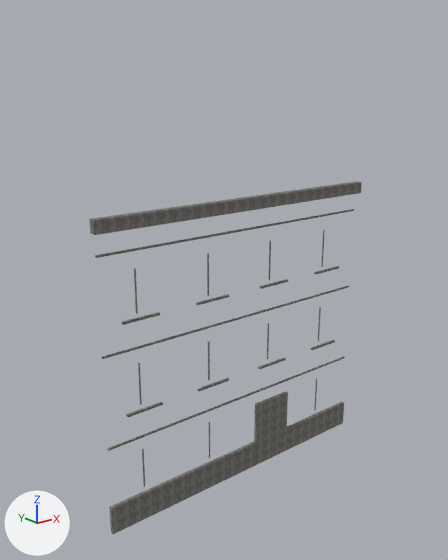
The OBJ model resources/blender/zombie_street/Street_BlockL4_Trim.obj as it was, and as the next commit left it.
One viewpoint serves both versions: a camera (50 mm lens) standing at (-13.44, -15.69, 13.55) and looking at (-0.58, 0.39, 7.12). The axes (+X, +Y, +Z) are drawn at lower left. The lights are the same throughout. The older version comes first. Where no turn or scale is listed for an object, it has been applied to the vertices.

The first picture shows 'Street_BlockL4_Trim'.
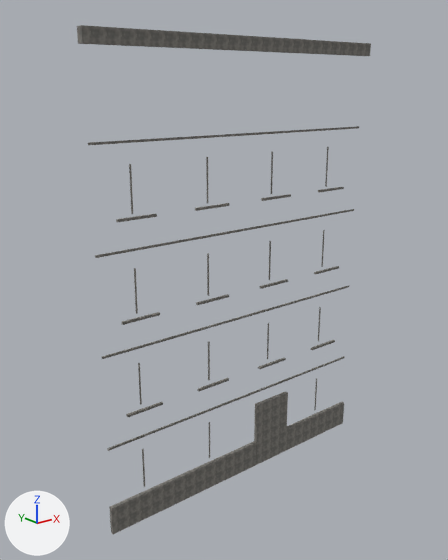
Edits to the scene script, one JSON object a line:
```json
{"block": "me_street_blockl4_trim", "where": "# used by ob_street_blockl4_trim; location = (0.0, 0.0, 0.0)"}
{"op": "remove", "block": "me_street_blockl4_trim", "code": "me_street_blockl4_trim.from_pydata(...)  # 224 vertices, 336 faces; spans x -5.7..5.7, y -0.26..0.23, z -0.52..10.0"}
{"op": "add", "block": "me_street_blockl4_trim", "code": "me_street_blockl4_trim.from_pydata(...)  # 296 vertices, 444 faces; spans x -5.7..5.7, y -0.26..0.23, z -0.52..15.0"}
{"block": "me_street_blockl4_trim", "change": "me_street_blockl4_trim part 1: the loose piece of 8 vertices spanning x -5.7..5.7, y -0.26..0.0, z 9.58..10.0 is moved by (0.0, 0.0, 5.0)"}
{"block": "me_street_blockl4_trim", "change": "me_street_blockl4_trim part 2: a new loose piece, a box spanning x -5.6..5.6, y -0.049..0.0, z 12.01..12.08, in mat_trimstone (picture img_trimstone_png)"}
{"block": "me_street_blockl4_trim", "change": "me_street_blockl4_trim part 3: a new loose piece, a box spanning x -4.865..-3.535, y -0.09..0.0, z 9.8..9.88, in mat_trimstone (picture img_trimstone_png)"}
{"block": "me_street_blockl4_trim", "change": "me_street_blockl4_trim part 4: a new loose piece, a box spanning x -4.225..-4.175, y 0.195..0.225, z 9.92..11.39, in mat_trimstone (picture img_trimstone_png)"}
{"block": "me_street_blockl4_trim", "change": "me_street_blockl4_trim part 5: a new loose piece, a box spanning x -2.065..-0.735, y -0.09..0.0, z 9.8..9.88, in mat_trimstone (picture img_trimstone_png)"}
{"block": "me_street_blockl4_trim", "change": "me_street_blockl4_trim part 6: a new loose piece, a box spanning x -1.425..-1.375, y 0.195..0.225, z 9.92..11.39, in mat_trimstone (picture img_trimstone_png)"}
{"block": "me_street_blockl4_trim", "change": "me_street_blockl4_trim part 7: a new loose piece, a box spanning x 0.735..2.065, y -0.09..0.0, z 9.8..9.88, in mat_trimstone (picture img_trimstone_png)"}
{"block": "me_street_blockl4_trim", "change": "me_street_blockl4_trim part 8: a new loose piece, a box spanning x 1.375..1.425, y 0.195..0.225, z 9.92..11.39, in mat_trimstone (picture img_trimstone_png)"}
{"block": "me_street_blockl4_trim", "change": "me_street_blockl4_trim part 9: a new loose piece, a box spanning x 3.535..4.865, y -0.09..0.0, z 9.8..9.88, in mat_trimstone (picture img_trimstone_png)"}
{"block": "me_street_blockl4_trim", "change": "me_street_blockl4_trim part 10: a new loose piece, a box spanning x 4.175..4.225, y 0.195..0.225, z 9.92..11.39, in mat_trimstone (picture img_trimstone_png)"}
```

Where the change shows, as pixel boxes [x1, y1, x2, y2] in the pictures (448 x 560 px; the box of a moved part takes in the faces that stretch with it):
```json
{"object": "Street_BlockL4_Trim", "change": "reshaped", "before": [89, 181, 362, 534], "after": [77, 25, 371, 534], "on screen": "8% wider, 44% taller"}
{"part": 1, "of": "me_street_blockl4_trim", "change": "moved or reshaped", "before": [89, 181, 362, 235], "after": [77, 25, 371, 56]}
{"part": 2, "of": "me_street_blockl4_trim", "change": "added", "after": [88, 126, 359, 145]}
{"part": 3, "of": "me_street_blockl4_trim", "change": "added", "after": [116, 214, 157, 222]}
{"part": 4, "of": "me_street_blockl4_trim", "change": "added", "after": [129, 164, 133, 214]}
{"part": 5, "of": "me_street_blockl4_trim", "change": "added", "after": [195, 203, 229, 211]}
{"part": 6, "of": "me_street_blockl4_trim", "change": "added", "after": [206, 157, 208, 203]}
{"part": 7, "of": "me_street_blockl4_trim", "change": "added", "after": [261, 194, 291, 201]}
{"part": 8, "of": "me_street_blockl4_trim", "change": "added", "after": [271, 151, 273, 194]}
{"part": 9, "of": "me_street_blockl4_trim", "change": "added", "after": [318, 187, 344, 192]}
{"part": 10, "of": "me_street_blockl4_trim", "change": "added", "after": [325, 147, 329, 187]}
```
